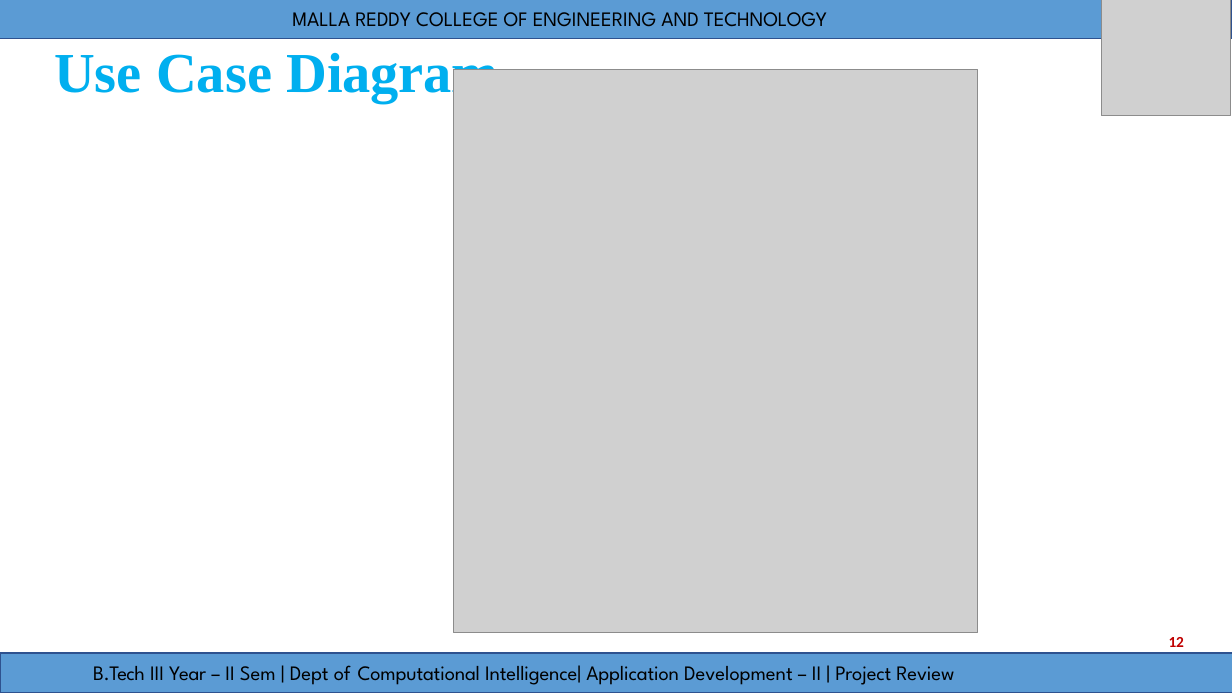
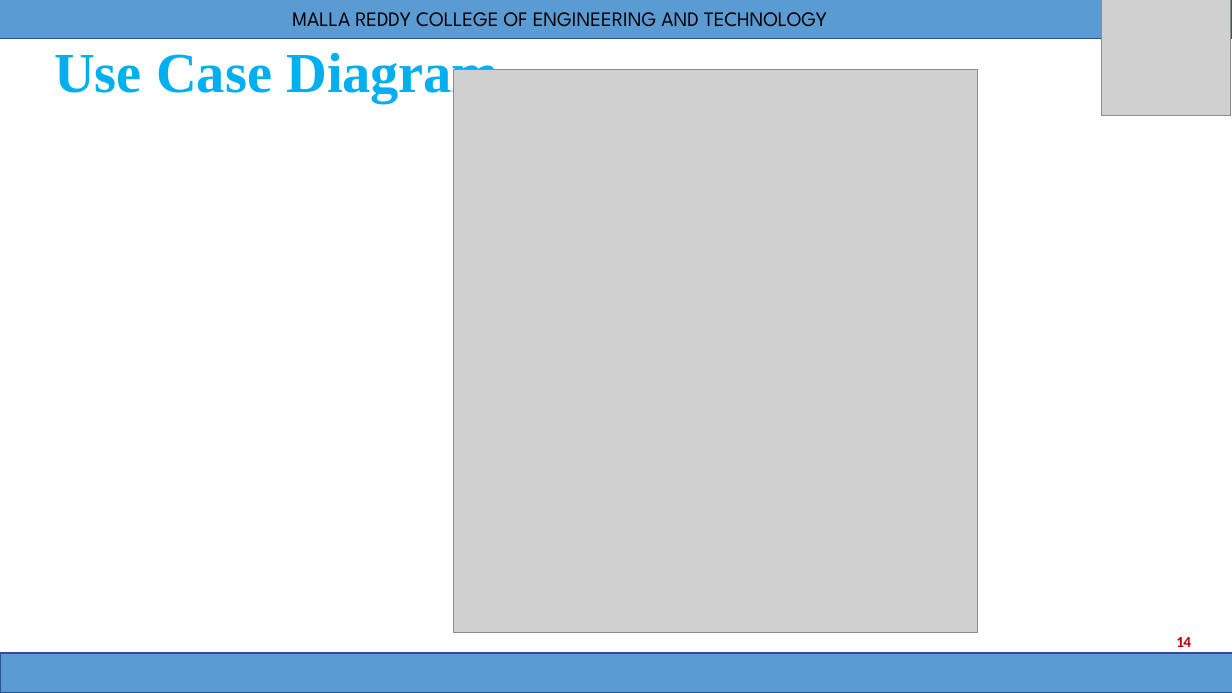
Before and after one commit to Nikhith-08/FitFusion, a slide deck: slide 14 of Documentation/PPT/FitFusion_Updated.pptx (slide 12 before the commit). Drawn at 1232x693 pixels with LibreOffice and Linux fonts; fonts in the diff are those of the drawing; grey boxes stand for pictures. Boxes give left, top, right and bottom in pixels: in the first picture for what was removed or moved away, otherwise in the second. Text is boxed around its words. In the diff, an @@ line names an element or a change of style, - is before the commit and + after.

```diff
--- a/Documentation/PPT/FitFusion_Updated.pptx
+++ b/Documentation/PPT/FitFusion_Updated.pptx
@@ page number removed at (1169, 637, 1184, 647) @@
-12
@@ page number added at (1176, 637, 1191, 647), 12 pt, text #C00000, bold @@
+14
@@ text removed at (93, 665, 954, 685) @@
-B.Tech III Year – II Sem | Dept of Computational Intelligence| Application Development – II | Project Review
```
Also in this commit, not shown: 14 other slides changed, 12 slides added, 1 slide removed.
